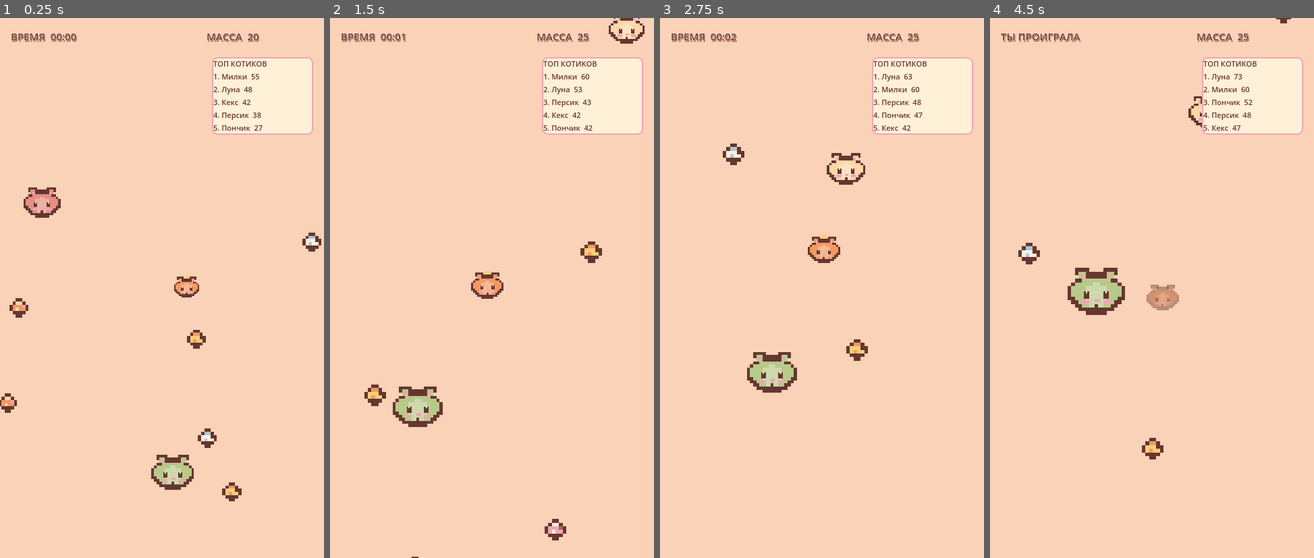
Above: before the commit, frames 1-4 (left to right).
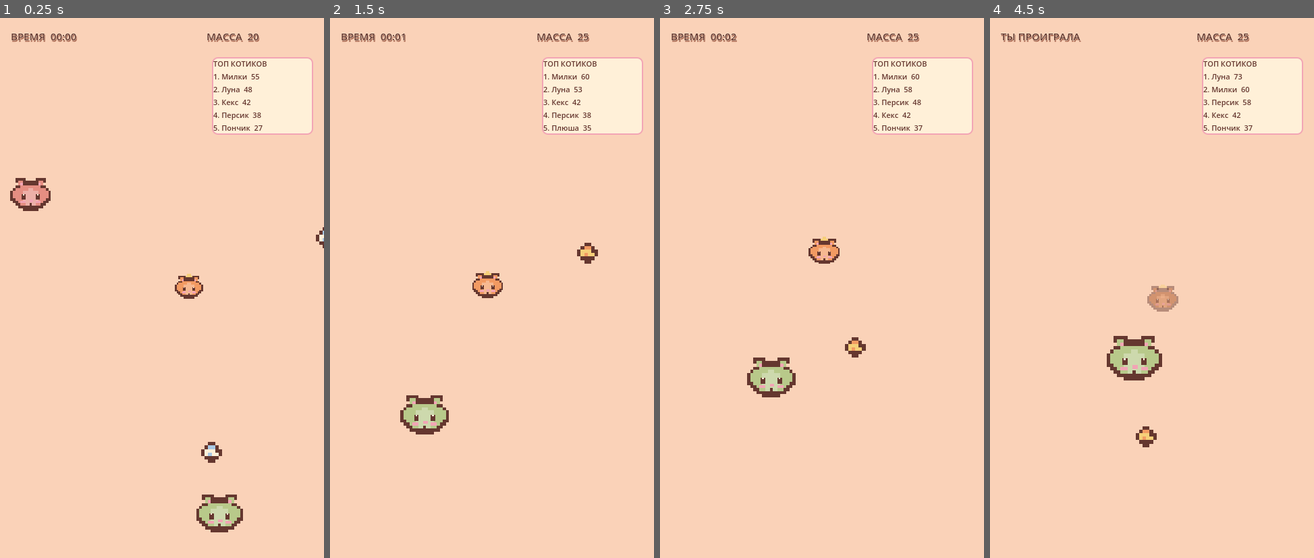
Above: after the commit, the same moments.

Repository: ArinaPig/Meown
Game: Godot game, scene res://scenes/minigames/catio/CatIO.tscn
The game is run twice, just before and just after one commit, with the same random seed, the same clock (stepped at 60 frames per second) and the same inputs. The project has no main scene, so this scene is started directly.
Inputs (mouse positions are in pixels of both pictures, inside the frame that each line leads up to):
- Up to frame 1 (0.25 s): no input
- Up to frame 2 (1.5 s): move the mouse to (563, 261) at 0.52 s; click (563, 261) at 0.67 s; drag from (427, 315) to (524, 261) at 1.27 s
- Up to frame 3 (2.75 s): move the mouse to (854, 169) at 2.02 s; click (854, 169) at 2.17 s
- Up to frame 4 (4.5 s): drag from (1135, 396) to (1177, 169) at 2.77 s; move the mouse to (1249, 369) at 3.52 s; click (1249, 369) at 3.67 s; drag from (1054, 207) to (1210, 82) at 4.27 s

The runs differ from the first frame. In frame 1, 3.3% of the frame differs, in the area x 0-100%, y 29-96%; in frame 2, 2.0%; in frame 3, 1.7%; in frame 4, 3.2%.

Commit message:
Balance Cat.io food density and camera zoom

Diff:
--- a/scenes/minigames/catio/CatIO.gd
+++ b/scenes/minigames/catio/CatIO.gd
@@ -20,17 +20,19 @@
 ]
 const BOT_NAMES := ["Пончик", "Луна", "Милки", "Персик", "Плюша", "Кекс"]
 
-var max_food := 150
+var max_food := 65
 var elapsed_time := 0.0
 var leaderboard_label: Label
 var game_over := false
 
 func _ready() -> void:
+	food_timer.wait_time = 0.85
 	food_timer.timeout.connect(_on_food_timer_timeout)
 	if not food_scene:
 		food_scene = load("res://scenes/minigames/catio/Food.tscn")
 	if not cat_scene:
 		cat_scene = load("res://scenes/minigames/catio/Cat.tscn")
+	camera.zoom = Vector2.ONE * 1.3
 	# Keep the camera view inside the pink arena so the outer clear-color area is never exposed.
 	camera.limit_left = -1000
 	camera.limit_top = -1000
@@ -39,7 +41,7 @@
 	_setup_arena()
 	_setup_hud()
 	_spawn_bots()
-	for i in range(50):
+	for i in range(32):
 		spawn_food()
 
 func _process(delta: float) -> void:
@@ -57,10 +59,10 @@
 	elapsed_time += delta
 	if is_instance_valid(camera):
 		camera.global_position = camera.global_position.lerp(player.global_position, min(delta * 7.0, 1.0))
-	# Start closer to the player, then gradually zoom out as its mass increases.
+	# Keep the cat prominent at the start; zoom out noticeably as its mass grows.
 	var player_mass: float = float(player.get("mass"))
-	var target_zoom: float = clampf(1.35 - (player_mass / 1800.0), 0.72, 1.35)
-	camera.zoom = camera.zoom.lerp(Vector2.ONE * target_zoom, min(delta * 3.0, 1.0))
+	var target_zoom: float = clampf(1.30 - (player_mass / 1500.0), 0.50, 1.30)
+	camera.zoom = camera.zoom.lerp(Vector2.ONE * target_zoom, min(delta * 2.5, 1.0))
 	time_label.text = "ВРЕМЯ  %02d:%02d" % [int(elapsed_time) / 60, int(elapsed_time) % 60]
 	mass_label.text = "МАССА  %d" % int(float(player.get("mass")))
 	_update_leaderboard()
